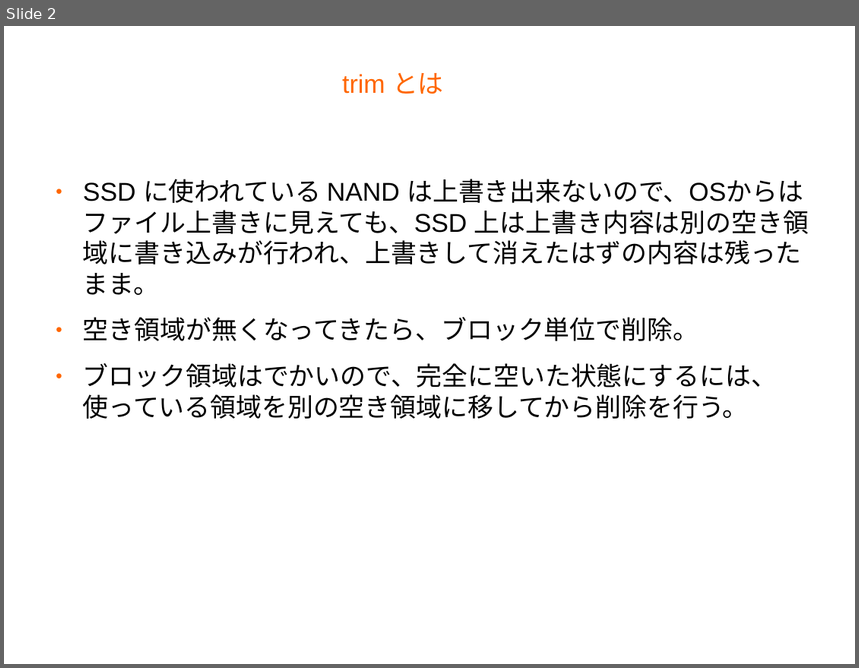
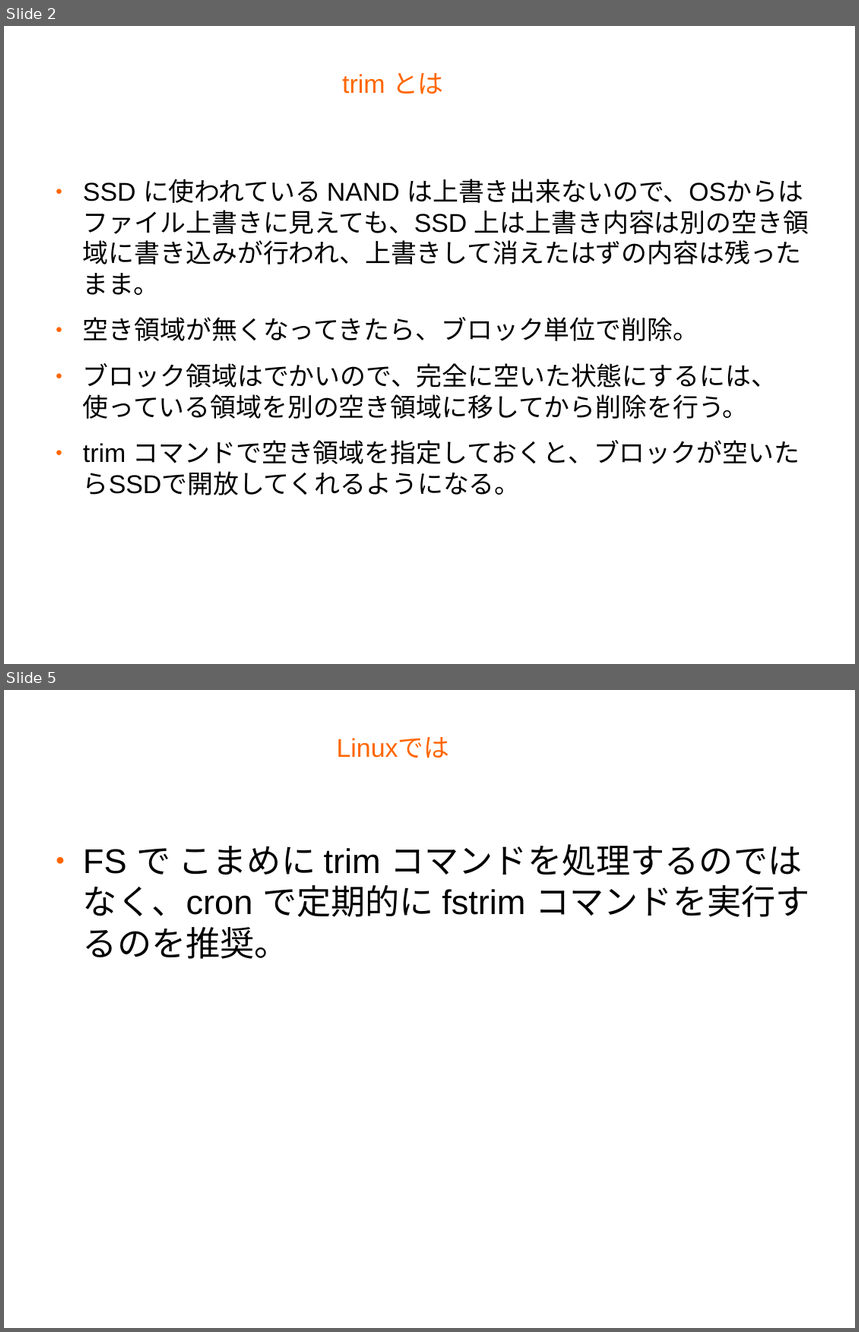
Before and after one commit to s-mitu/Documents, a slide deck: Slides/trimの作法.odp. Shown one above the other, each under a label of ours: slide 2 before the commit, slides 2 and 5 after it; the slides between them are not shown. The pictures are 859x668 and 859x1332 pixels, drawn with LibreOffice and Linux fonts; fonts in the diff are those of the drawing; background and template pictures are left out. Boxes give left, top, right and bottom in pixels: in the first picture for what was removed or moved away, otherwise in the second. Text is boxed around its words. In the diff, an @@ line names an element or a change of style, - is before the commit and + after.

```diff
--- a/Slides/trimの作法.odp
+++ b/Slides/trimの作法.odp
@@ slide 5 added at box(4, 690, 855, 1328), background #FFFFFF @@
@@ title added at box(337, 737, 450, 758), 24 pt, text #FF6600 @@
+Linuxでは
@@ text added at box(83, 844, 810, 959), 32 pt, text #000000 @@
+● FS で こまめに trim コマンドを処理するのではなく、cron で定期的に fstrim コマンドを実行するのを推奨。
@@ slide 2 changed as well @@
@@ text at box(83, 440, 800, 496): paragraph added @@
+● trim コマンドで空き領域を指定しておくと、ブロックが空いたらSSDで開放してくれるようになる。
```
Also in this commit, not shown: 1 other slide changed, 3 other slides added, 1 slide removed.
